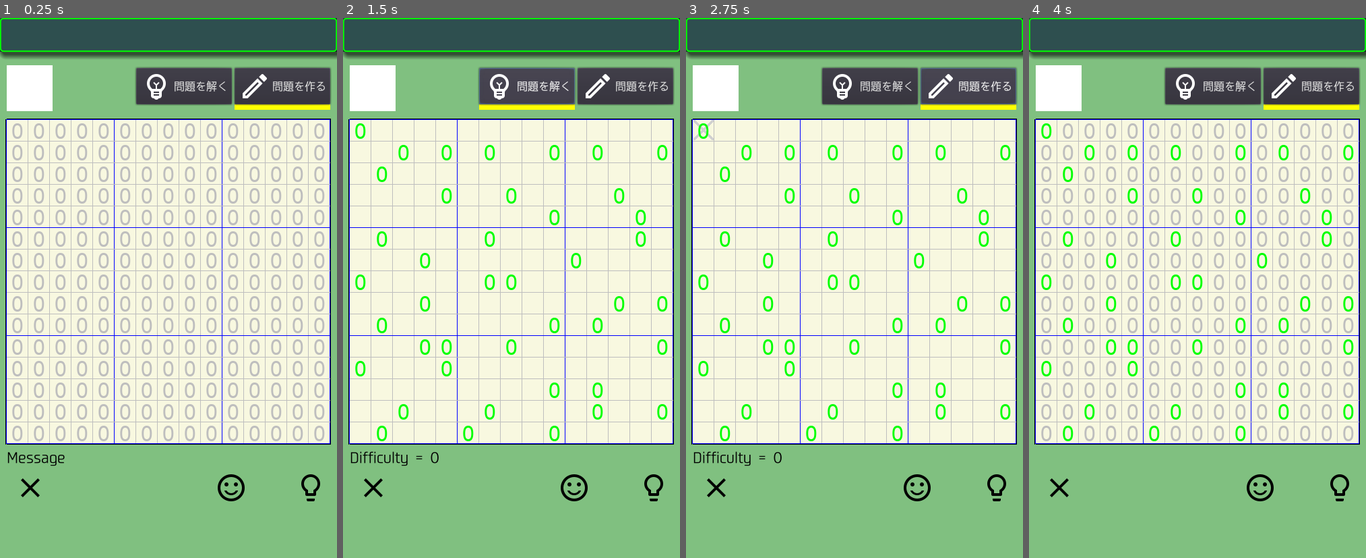
Above: before the commit, frames 1-4 (left to right).
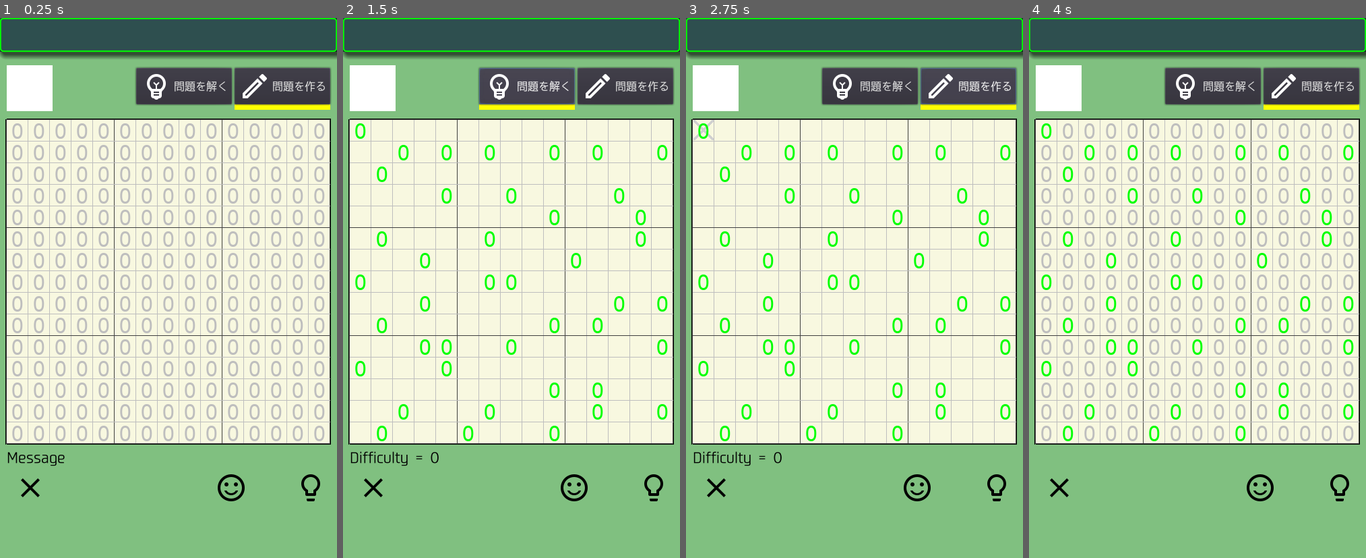
Above: after the commit, the same moments.

Repository: vivisuke/SakuSakuMosaic
Game: Godot game, scene res://MainScene.tscn
The game is run twice, just before and just after one commit, with the same random seed, the same clock (stepped at 60 frames per second) and the same inputs.
Inputs (mouse positions are in pixels of both pictures, inside the frame that each line leads up to):
- Up to frame 1 (0.25 s): no input
- Up to frame 2 (1.5 s): click (575, 487) at 0.5 s; click "問題を解く" at 1.25 s
- Up to frame 3 (2.75 s): click "問題を作る" at 2 s
- Up to frame 4 (4 s): click (1059, 487) at 2.75 s; click (1339, 487) at 3.5 s

The runs differ from the first frame. In frame 1, 0.9% of the frame differs, in the area x 1-98%, y 18-79%; in frame 2, 0.9%; in frame 3, 0.9%; in frame 4, 0.9%.

Commit message:
0053 ◎ C 08/20 08/21 0.001│ToDo│問題生成時：問題データテキストを print 0054 ◎ C 08/21 08/21 0.001│ToDo│グリッド線はお気に濃いグレーを描画

Diff:
--- a/SakuSakuMosaic/Global.gd
+++ b/SakuSakuMosaic/Global.gd
@@ -21,10 +21,18 @@
 	KEY_CLUES,
 }
 var quest_list = [
+	#["q000", 3, "Albert", "mamimumemo",
+	#"""	0....0....0.... ..0....0.....0. 0...0...11..... ..0.....2.0..0. .....3........0
+	#	.0..0.2...0.... ..0....5...1... ....3....43.00. .0.....5....... ...033..5330..0
+	#	.......45..0... .0...2.......0. ...0........... ......0..0.0..0 0.0.0.......... """,],
 	["q001", 13, "Usagi", "AYAZOU",
 	"""	.........2....0 .0..3.4....4... .....3..6.3.6.. ..3.4..6..1..6. .0.............
 		..3363.6663.6.. .0.3..6.6.466.2 ..2.....6.3.6.2 .1.33...4...... ..34..3..4.....
 		03344.41.4.44.3 ....3..34.43..3 0.4..1.3..1.4.. ....4.......... .1.....3..34.3. """,],
+	#["q002", 12, "Controller", "vivisuke",
+	#"""	.........2....0 .2..7.1.1.78.2. ...9........6.. 035.8....788..0 ....765..67....
+	#	..5566.3..6.... 3.....7.77.67.3 ..8.7..9...88.3 .7..6.6.65..... ..9............
+	#	6..86.6..5..9.6 .......65...... 6.9.5..3.35..9. ..8.2....0..8.. .5.....0..1..5. """,],
 ]
 
 func xyToAryIX(x, y):
--- a/SakuSakuMosaic/Grid.gd
+++ b/SakuSakuMosaic/Grid.gd
@@ -16,12 +16,12 @@
 	# 縦線描画
 	var y2 = g.BOARD_HEIGHT + 1
 	for x in range(g.N_IMG_CELL_HORZ+1):
-		var col = Color.blue if x % 5 == 0 else Color.gray
+		var col = Color(0.25, 0.25, 0.25, 1) if x % 5 == 0 else Color.gray
 		draw_line(Vector2(x * g.CELL_WIDTH, 0), Vector2(x * g.CELL_WIDTH, y2), col)
 	# 横線描画
 	var x2 = g.BOARD_WIDTH + 1
 	for y in range(g.N_IMG_CELL_VERT+1):
-		var col = Color.blue if y % 5 == 0 else Color.gray
+		var col = Color(0.25, 0.25, 0.25, 1) if y % 5 == 0 else Color.gray
 		draw_line(Vector2(0, y * g.CELL_WIDTH), Vector2(x2, y * g.CELL_WIDTH), col)
 	# 太枠線描画
 	draw_line(Vector2(0, -1), Vector2(x2, -1), Color.black)
--- a/SakuSakuMosaic/MainScene.gd
+++ b/SakuSakuMosaic/MainScene.gd
@@ -37,7 +37,7 @@
 			for x in range(g.N_IMG_CELL_HORZ):
 				var ix = g.xyToAryIX(x, y)
 				if ary_clues[ix] < 0:
-					txt += " "
+					txt += "."
 				else:
 					txt += String(ary_clues[ix])
 			print(txt)
@@ -477,7 +477,7 @@
 	$MessLabel.text = "Difficulty = %d" % diffi
 	quest_genarated = true
 	return
-	if !solving:
+"""	if !solving:
 		solving = true
 		remove_clues_randomly()
 		$MessLabel.text = "Solving..."
@@ -513,7 +513,7 @@
 		solved = true
 		$MessLabel.text = "Solved."
 	pass # Replace with function body.
-
+"""
 
 func update_ModeButtons():
 	$ModeContainer/SolveButton/Underline.visible = !editMode
Not shown, changed: SakuSakuMozaic.spr
